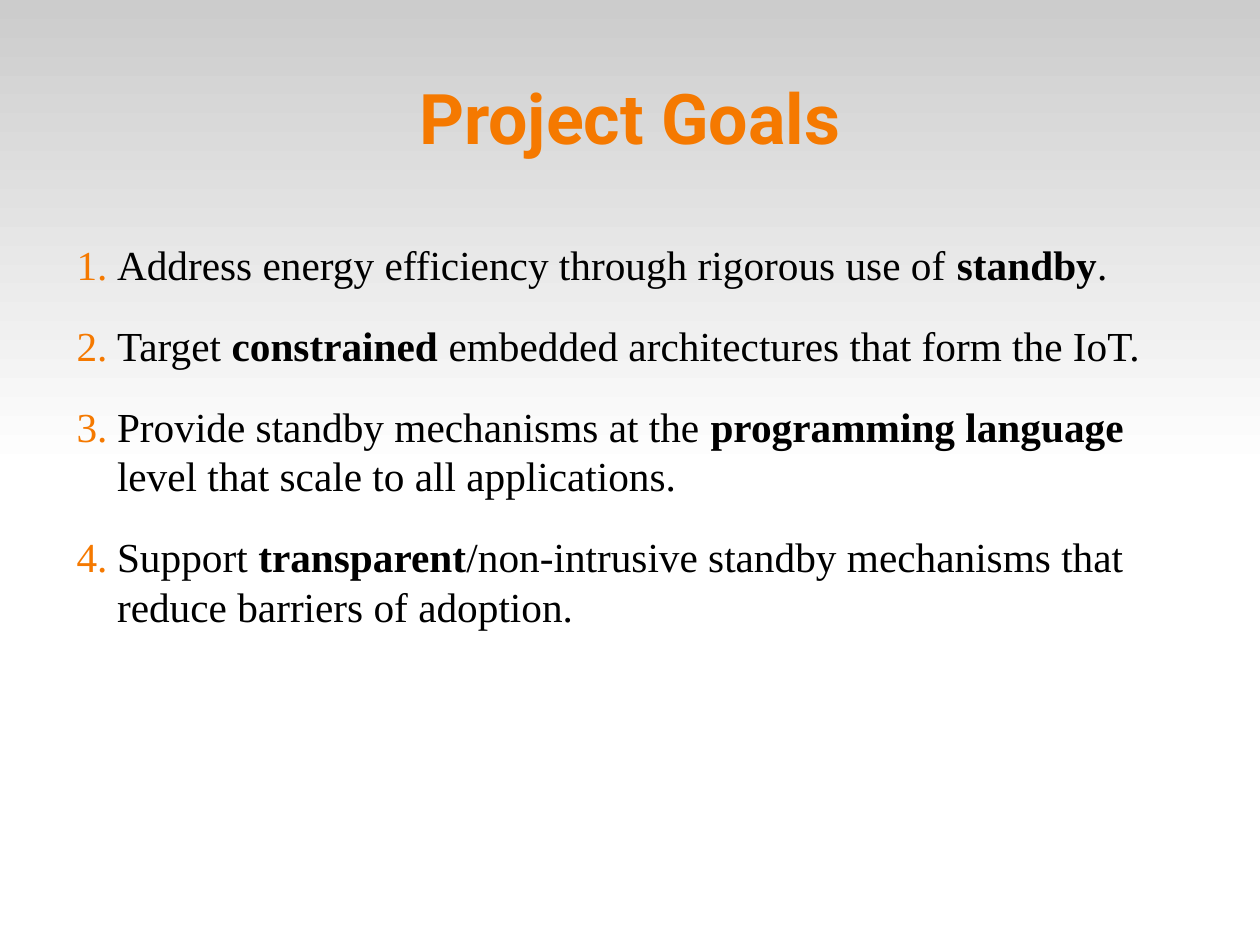
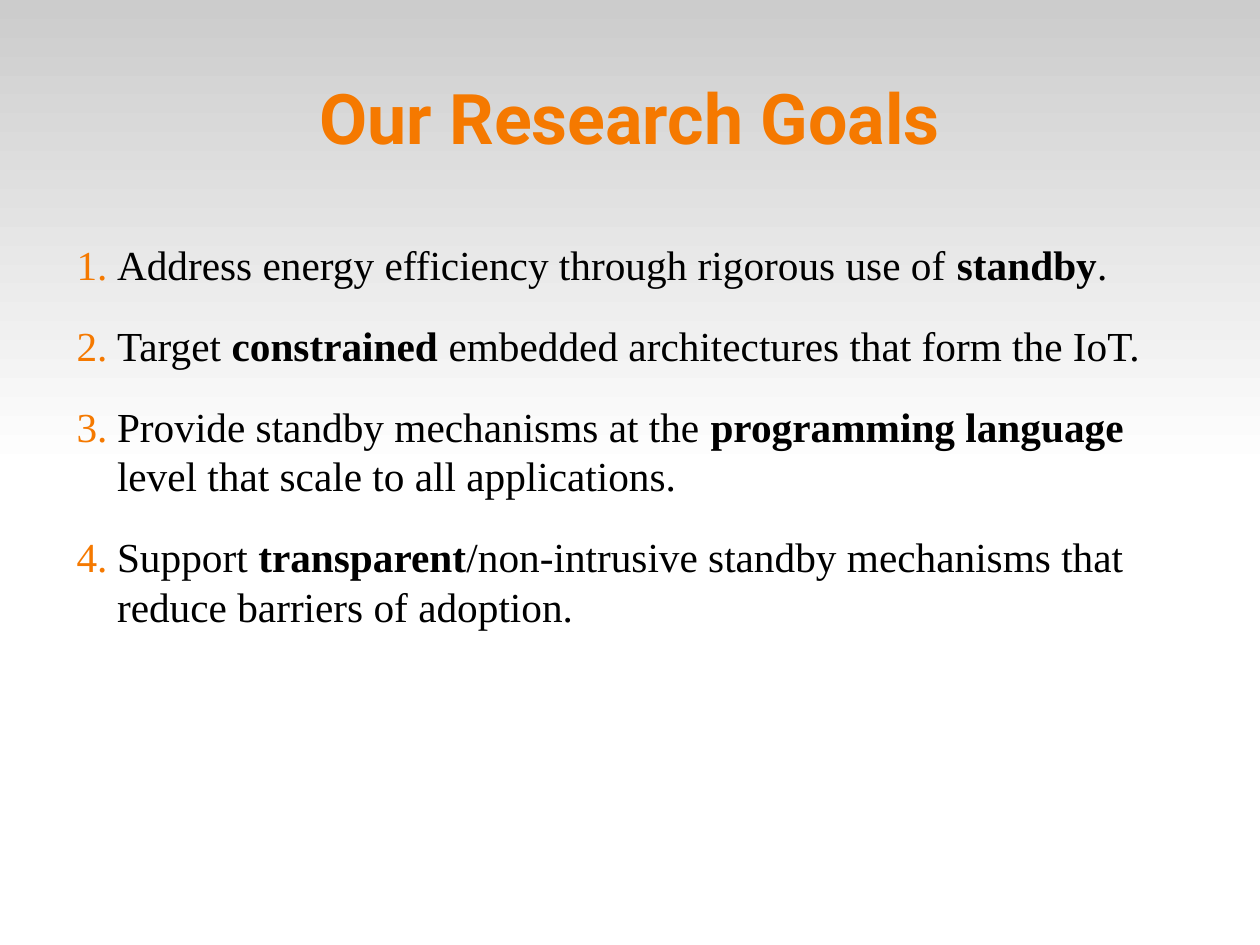
Before and after one commit to fsantanna-uerj/serrapilheira, a slide deck: slide 5 of Apresentacao/ceu-serra-laas.odp. Drawn at 1260x945 pixels with LibreOffice and Linux fonts; fonts in the diff are those of the drawing. Boxes give left, top, right and bottom in pixels: in the first picture for what was removed or moved away, otherwise in the second. Text is boxed around its words. In the diff, an @@ line names an element or a change of style, - is before the commit and + after.

```diff
--- a/Apresentacao/ceu-serra-laas.odp
+++ b/Apresentacao/ceu-serra-laas.odp
@@ title at box(319, 91, 940, 145): text changed @@
-Project Goals
+Our Research Goals
```
Also in this commit, not shown: 10 other slides changed, 1 other file.
